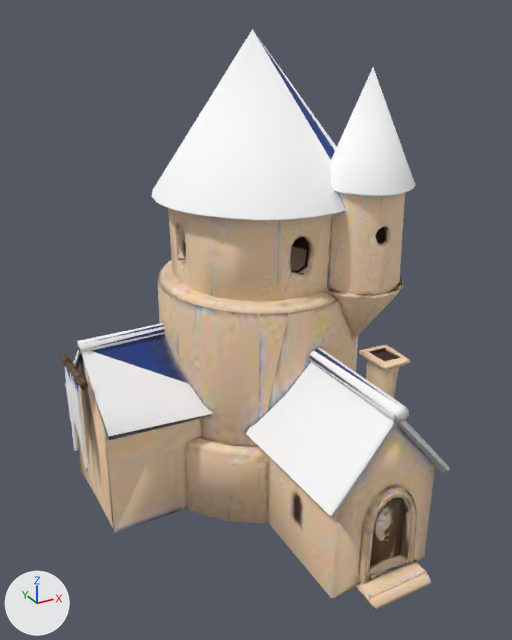
The glTF model art/game/assets/3d/castle/final.glb: old version first, new version second.
The view is the same before and after, from a 50 mm lens placed at (-2.28, -4.17, 3.65), pointed at (-0.03, -0.06, 1.6). Lighting does not change. The marker at lower left points along +X, +Y and +Z. The first picture is the older version. Vertices at exactly the same position are counted once.

The older version as bpy lines, for what is in view:
```python
me_castle = bpy.data.meshes.new('castle')
me_castle.from_pydata(...)  # 1595 vertices, 3121 faces; spans x -1.26..1.26, y -1.45..1.45, z 0.0..3.52
# faces by material slot: [427, 2694]
me_castle.materials.append(mat_team)  # white #ffffff
me_castle.materials.append(mat_material_0)  # picture img_image_0
ob_castle = bpy.data.objects.new('castle', me_castle)
ob_castle.location = (0.0, 0.0, 0.0)
```
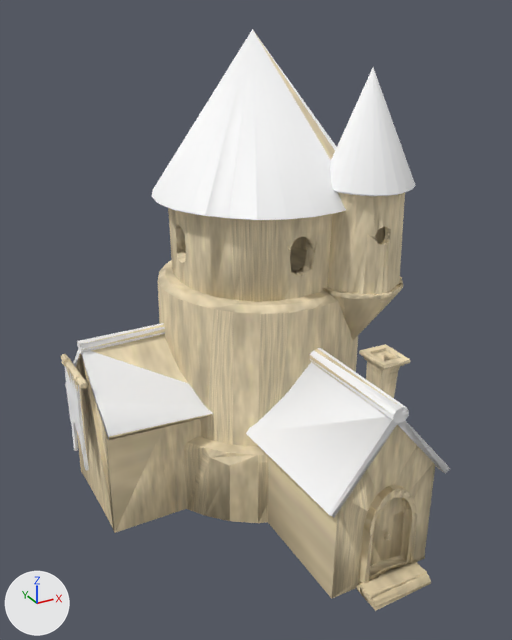
Pixel boxes (x1, y1, x2, y2) of what changed, in the pictures (512 x 640 px):
'castle', recoloured, shading changed, surface changed: (61, 29, 450, 611) in both
part 2 of me_castle, recoloured: (61, 32, 435, 611) in both
part 3 of me_castle, surface changed: (61, 29, 450, 611) in both

The change, as a list of edits to the scene's bpy script:
```text
Add img_mesh_0_stone_tex:
    img_mesh_0_stone_tex = load_image('Mesh_0_stone_tex', '_unpacked/Mesh_0_stone_tex', 512, 512, 'sRGB')
Add mat_mesh_0_stone:
    mat_mesh_0_stone = principled_material('Mesh_0_stone')
    mat_mesh_0_stone.texture = img_mesh_0_stone_tex
    mat_mesh_0_stone.roughness = 1.0
Change me_castle:
    where me_castle.from_pydata(...)  # 1595 vertices, 3121 faces; spans x -1.26..1.26, y -1.45..1.45, z 0.0..3.52
    used by ob_castle; location = (0.0, 0.0, 0.0)
    me_castle part 1: its shading normals changed
    me_castle part 2: all 2694 faces that had it switch from mat_material_0 (picture img_image_0) to mat_mesh_0_stone (picture img_mesh_0_stone_tex)
    me_castle part 3: texture (UV) coordinates of 3121 of 3121 faces, centred in x -1.26..1.25, y -1.45..1.44, z 0.0..2.78, changed; they spanned u 0.0..1.0, v 0.0..1.0 and now span u 0.0..1.0, v 0.0..1.0
```
